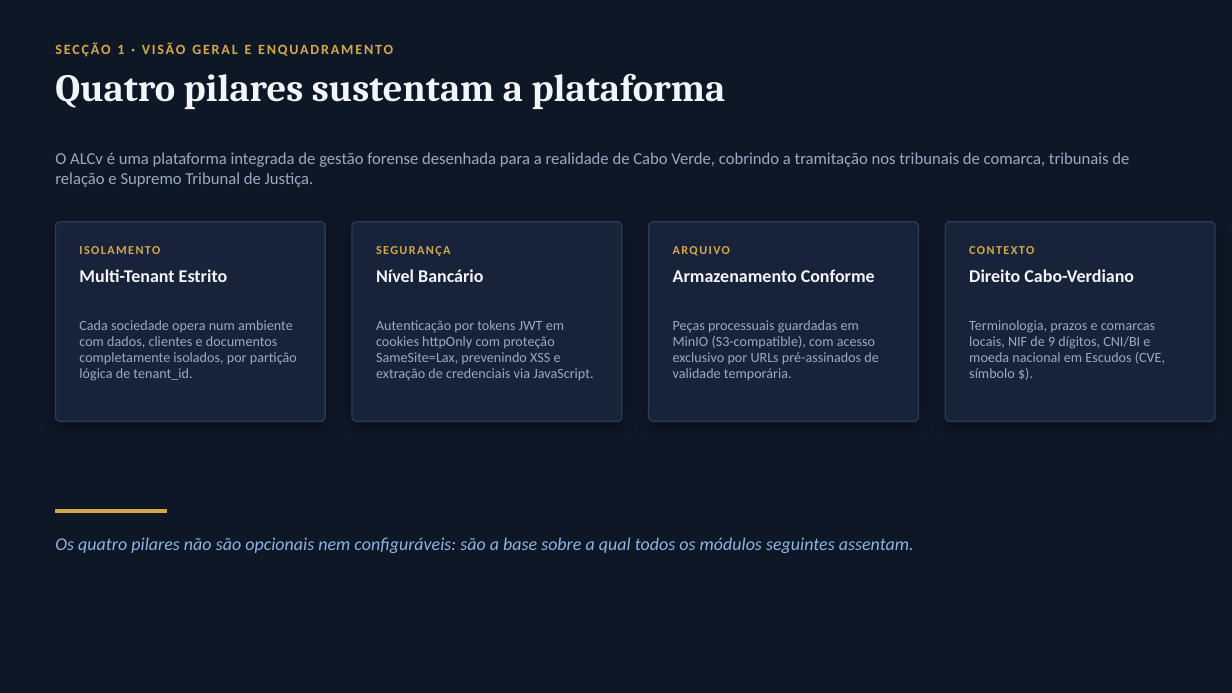
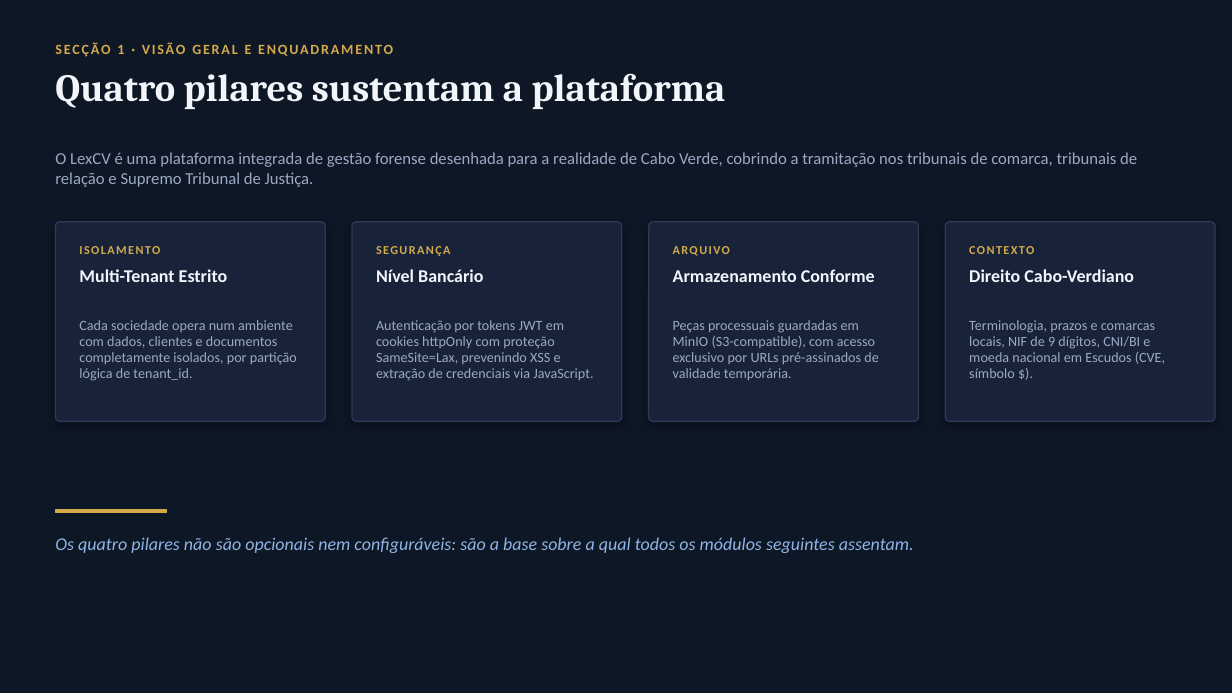
Before and after one commit to tchspprtcv/lexcv, a slide deck: slide 4 of docs/MANUAL_DO_UTILIZADOR.pptx. Drawn at 1232x693 pixels with LibreOffice and Linux fonts; fonts in the diff are those of the drawing. Boxes give left, top, right and bottom in pixels: in the first picture for what was removed or moved away, otherwise in the second. Text is boxed around its words. In the diff, an @@ line names an element or a change of style, - is before the commit and + after.

```diff
--- a/docs/MANUAL_DO_UTILIZADOR.pptx
+++ b/docs/MANUAL_DO_UTILIZADOR.pptx
@@ text at (55,152,1137,187): text changed @@
-O ALCv é uma plataforma integrada de gestão forense desenhada para a realidade de Cabo Verde, cobrindo a tramitação nos tribunais de comarca, tribunais de relação e Supremo Tribunal de Justiça.
+O LexCV é uma plataforma integrada de gestão forense desenhada para a realidade de Cabo Verde, cobrindo a tramitação nos tribunais de comarca, tribunais de relação e Supremo Tribunal de Justiça.
```
Also in this commit, not shown: 3 other slides changed, 30 other files.
